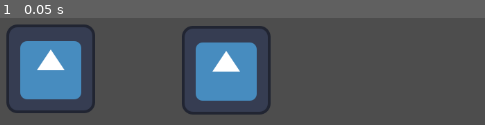
Above: before the commit, frame 1.
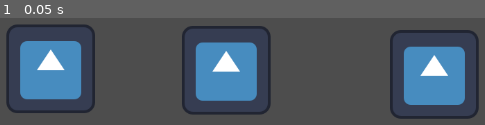
Above: after the commit, the same moment.

Repository: ahierony/git_tutorial
Game: Godot game, scene res://node.tscn
Two runs of this game, one before a commit and one after it. Both use one fixed random seed, a clock stepped at 60 frames per second and the inputs below. The project has no main scene, so this scene is started directly. The engine's default icon, where the game draws it, is replaced by a stand-in: a white triangle on a blue panel in a dark square.
Inputs:
- Up to frame 1 (0.05 s): no input

The runs differ from the first frame. In frame 1, 8.8% of the frame differs, in the area x 80-99%, y 11-95%.

Commit message:
third icon

Diff:
--- a/node.tscn
+++ b/node.tscn
@@ -11,3 +11,7 @@
 [node name="Icon2" type="Sprite2D" parent="."]
 position = Vector2(479, 237)
 texture = ExtResource("1_ubpe5")
+
+[node name="Icon3" type="Sprite2D" parent="."]
+position = Vector2(779, 243)
+texture = ExtResource("1_ubpe5")
Not shown, changed: icon.svg.import
